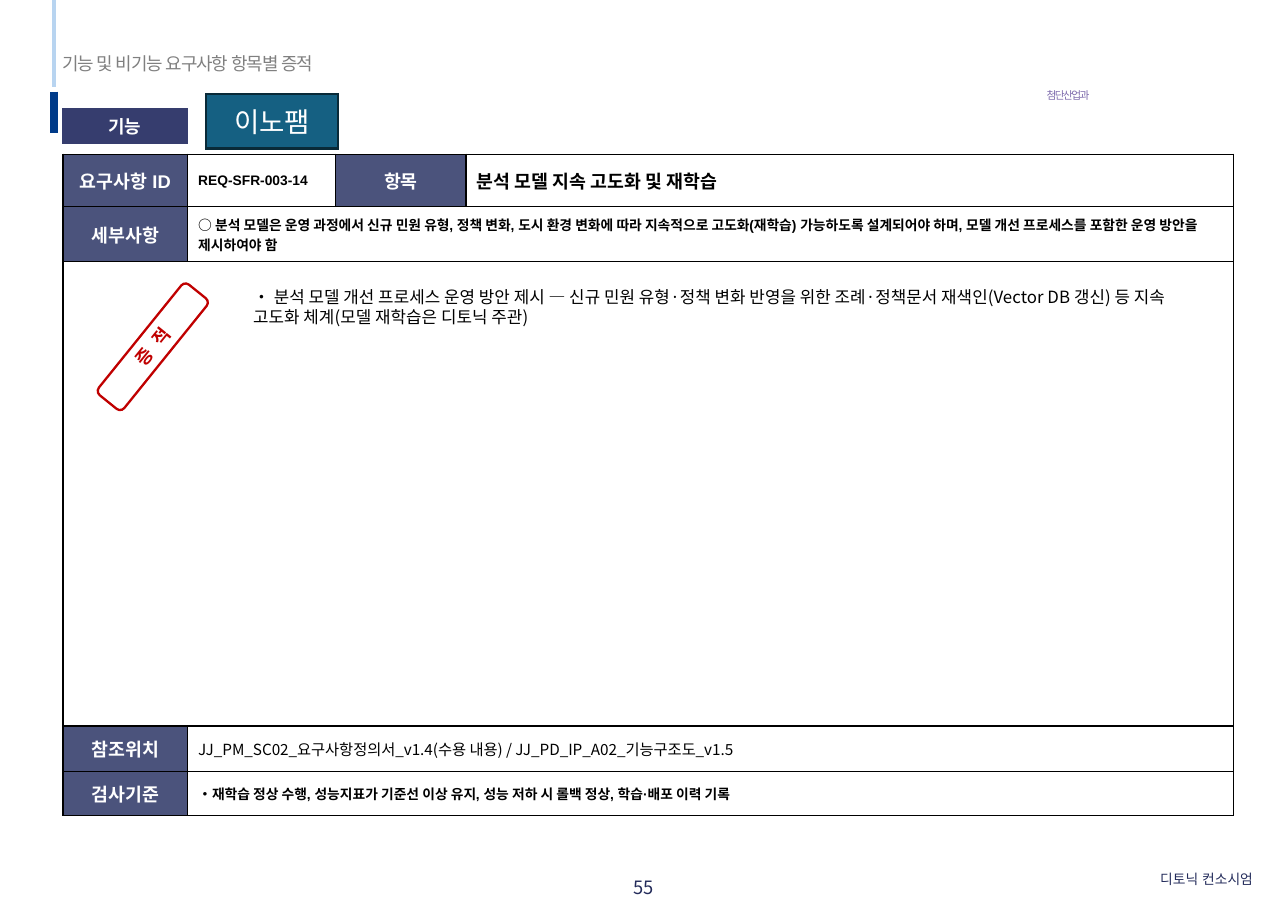
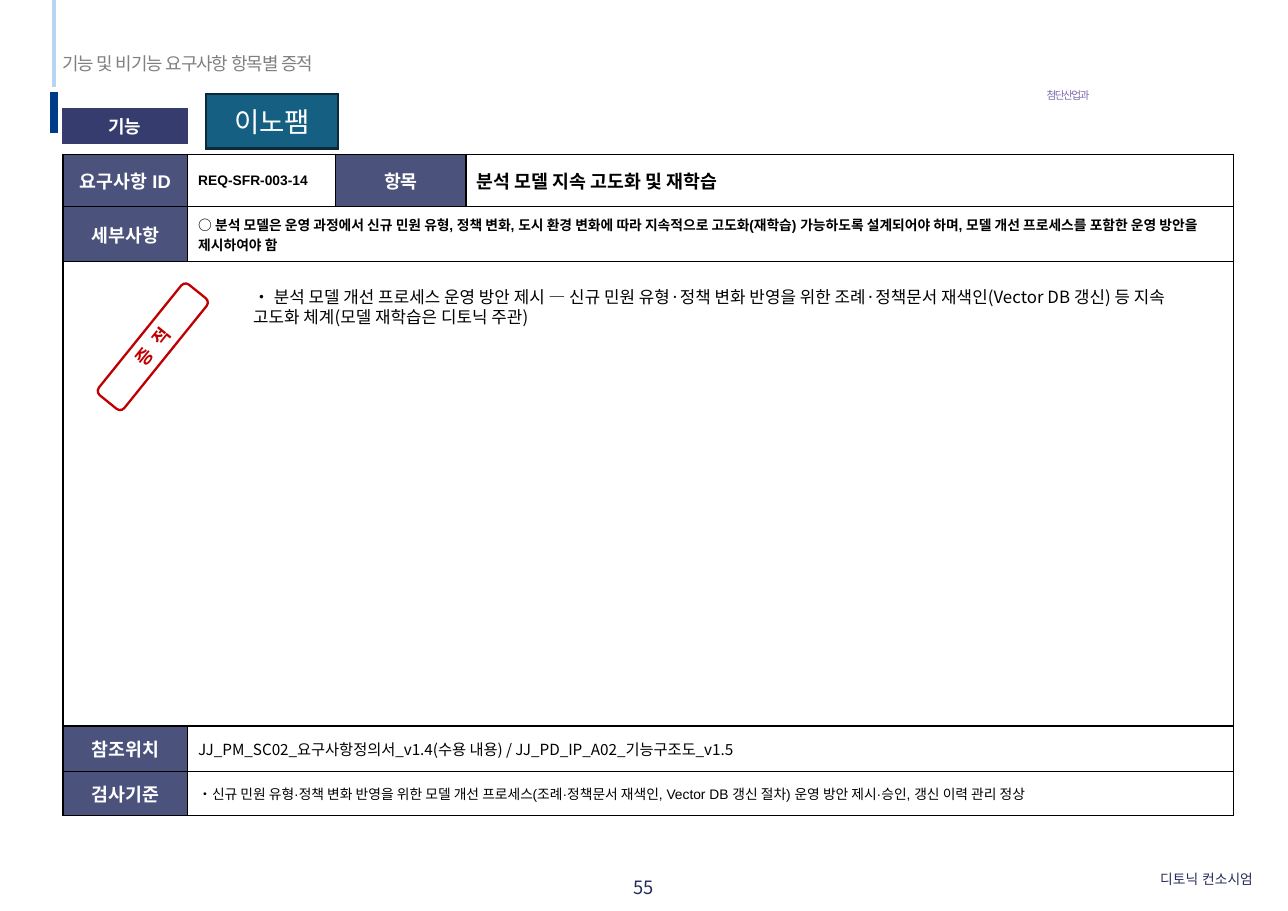
Before and after one commit to innopamSolution/jeju-datahub, a slide deck: slide 55 of Audit/25년 제주스마트도시 데이터허브 시범솔루션 발굴사업_완료보고서양식_261026_V0_1.pptx. Drawn at 1288x911 pixels with LibreOffice and Linux fonts; fonts in the diff are those of the drawing; background and template pictures are left out. Boxes give left, top, right and bottom in pixels: in the first picture for what was removed or moved away, otherwise in the second. Text is boxed around its words. In the diff, an @@ line names an element or a change of style, - is before the commit and + after.

```diff
--- a/Audit/25년 제주스마트도시 데이터허브 시범솔루션 발굴사업_완료보고서양식_261026_V0_1.pptx
+++ b/Audit/25년 제주스마트도시 데이터허브 시범솔루션 발굴사업_완료보고서양식_261026_V0_1.pptx
@@ table at bbox=[63, 154, 1234, 815] @@
-row 5, column 2: •재학습 정상 수행, 성능지표가 기준선 이상 유지, 성능 저하 시 롤백 정상, 학습·배포 이력 기록
+row 5, column 2: •신규 민원 유형·정책 변화 반영을 위한 모델 개선 프로세스(조례·정책문서 재색인, Vector DB 갱신 절차) 운영 방안 제시·승인, 갱신 이력 관리 정상
```
Also in this commit, not shown: 1 other slide changed.
